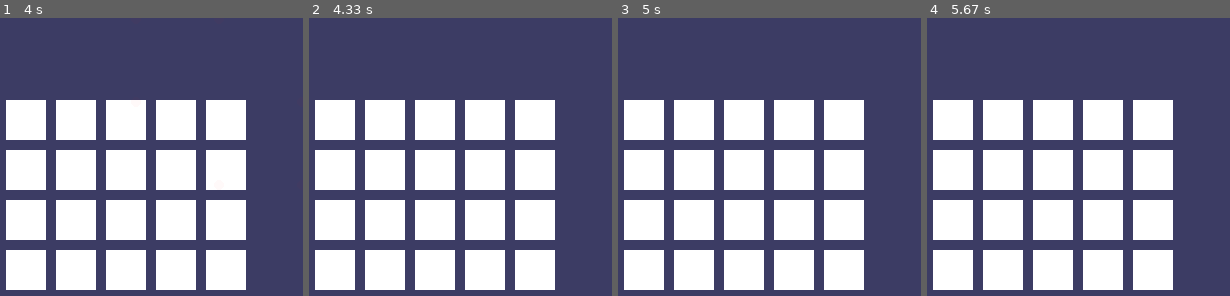
Above: before the commit, frames 1-4 (left to right).
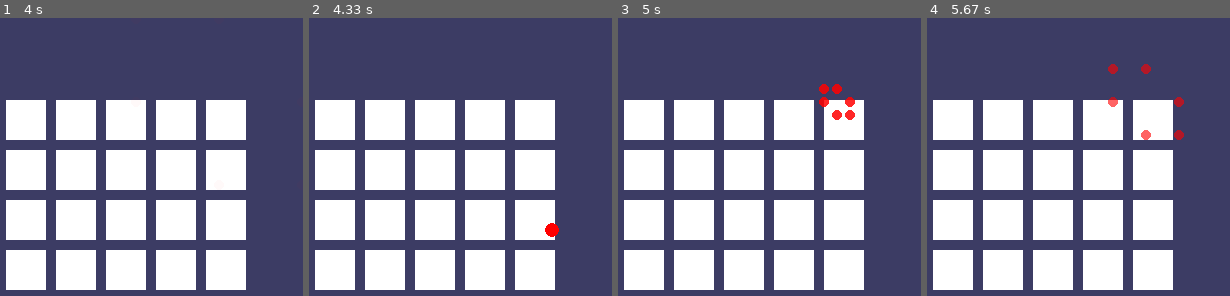
Above: after the commit, the same moments.

Repository: jpcornwell/invent-with-python-pygame
Game: pygame game, started from memory/memorypuzzle.py
Two runs of this game, one before a commit and one after it. Both use one fixed random seed, a clock stepped at 60 frames per second and the inputs below.
Inputs (mouse positions are in pixels of both pictures, inside the frame that each line leads up to):
- Up to frame 1 (4 s): press the mouse at (outside the picture) at 0.37 s; move the mouse to (84, 254) at 0.47 s; release the mouse at (outside the picture) at 0.6 s
- Up to frame 2 (4.33 s): no input
- Up to frame 3 (5 s): no input
- Up to frame 4 (5.67 s): no input

Frame 1 is identical in both runs. In frame 2, 0.2% of the frame differs, in the area x 77-83%, y 73-79%; in frame 3, 0.5%, in the area x 66-79%, y 23-37%; in frame 4, 0.5%.

Commit message:
When a firework is finished, launch another one

Diff:
--- a/memory/memorypuzzle.py
+++ b/memory/memorypuzzle.py
@@ -271,16 +271,20 @@
 
 def gameWonAnimation():
     background = DISPLAYSURF.copy()
-    firework = Firework()
+    fireworks = []
+    fireworks.append(Firework())
 
     while True:
         DISPLAYSURF.blit(background, (0,0))
-        firework.draw()
-        firework.update()
-
-        # if firework has exploded and particles are all gone then firework is done
-        if not firework.isVisible and len(firework.particles) == 0:
-            return
+
+        for firework in fireworks:
+            firework.draw()
+            firework.update()
+
+            # if firework has exploded and particles are all gone then firework is done
+            if not firework.isVisible and len(firework.particles) == 0:
+                fireworks.remove(firework)
+                fireworks.append(Firework())
 
         pygame.display.update()
         FPSCLOCK.tick(FPS)
